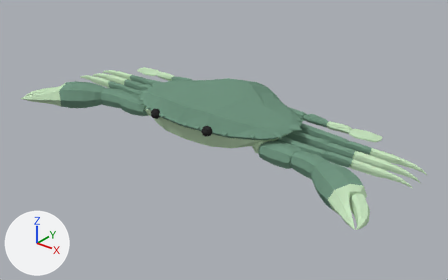
The Blender file GameAssets/Modelling/Crab.blend, before and after one commit.
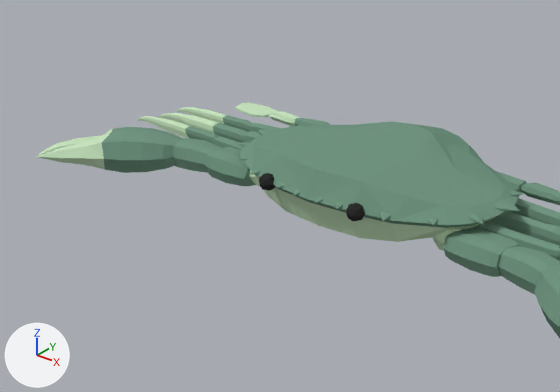
There are two pictures of each version: one whole from a 50 mm lens placed at (9.16, -11.37, 6.74), pointed at (0.43, -0.47, -0.02), one close up on the part from 0% to 73% of the width and 3% to 84% of the height. Every picture has the same lights, and +X, +Y and +Z are marked at lower left.

Objects in the first close-up: 'CrabBody'.
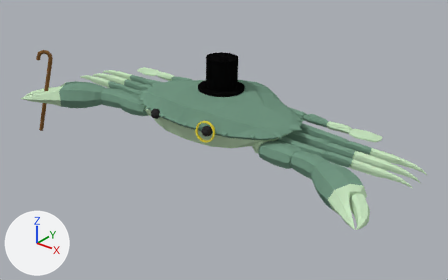
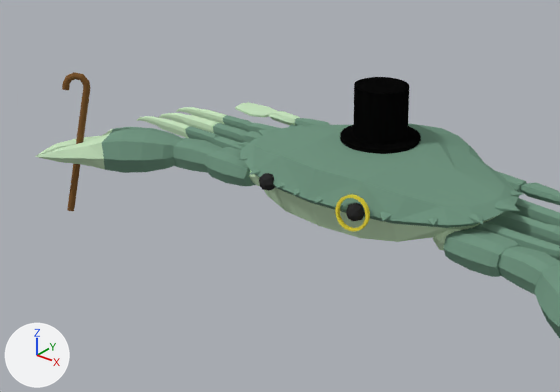
Boxes (x1, y1, x2, y2) around the edits, measured in the close-ups (560 x 392 px):
'Cylinder', added (black): after (340, 77, 421, 154)
'Cylinder.001', added (brown): after (62, 72, 90, 211)
'Cylinder.002', added (yellow): after (335, 194, 370, 231)

What the commit changed:
Material 'Material.003' (mat_material_003) is new.
Its base color is (0.0029, 0.0029, 0.0029) (black #0a0a0a).
Mesh me_cylinder is new.
It has 128 vertices, 98 faces and spans x -0.589..0.589, y -0.589..0.589, z -0.03..0.789.
It uses material mat_material_003 (black #0a0a0a).
Mesh me_cylinder_001 is new.
It has 256 vertices, 226 faces and spans x -0.05..0.32, y -0.05..0.05, z -0.91..1.08.
It uses material mat_material_002 (brown #805b34).
Mesh me_cylinder_002 is new.
It has 160 vertices, 160 faces and spans x -0.207..0.207, y -0.207..0.207, z -0.024..0.024.
It uses material mat_material_001 (yellow #e7d57e).
Object 'Cylinder' (ob_cylinder) is new; it shows me_cylinder.
Its location is (-0.03, 0.01, 1.13).
Its rotation in degrees is (-1.5, 0.8, -0.1).
Object 'Cylinder.001' (ob_cylinder_001) is new; it shows me_cylinder_001.
Its location is (-4.75, -1.9, 0.35).
Its rotation in degrees is (2.1, -13, -138).
Its scale is (1.18, 1.18, 1.18).
Object 'Cylinder.002' (ob_cylinder_002) is new; it shows me_cylinder_002.
Its location is (0.81, -1.62, 0.74).
Its rotation in degrees is (79, 22, 6.8).
Its scale is (1.19, 1.19, 1.19).
